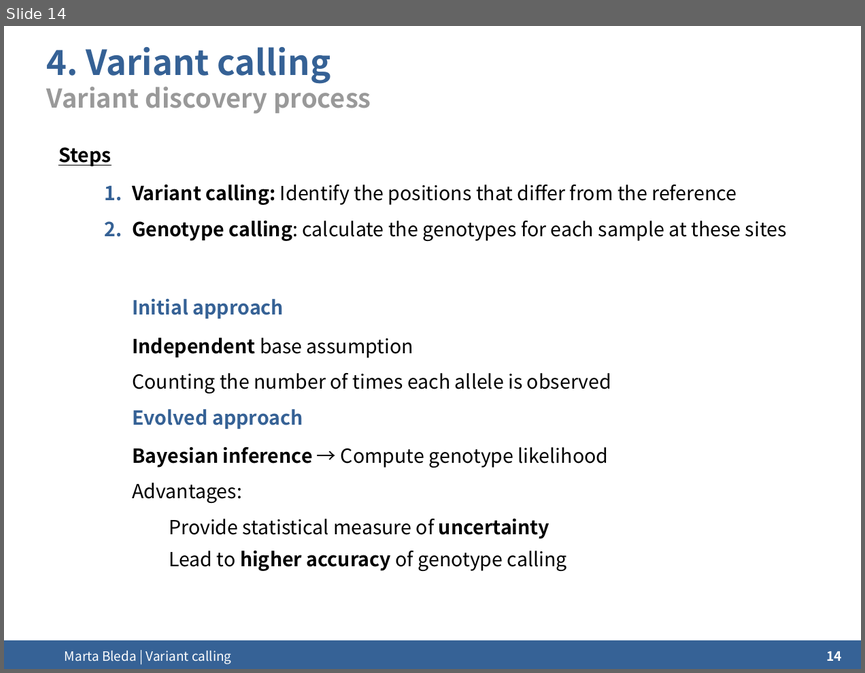
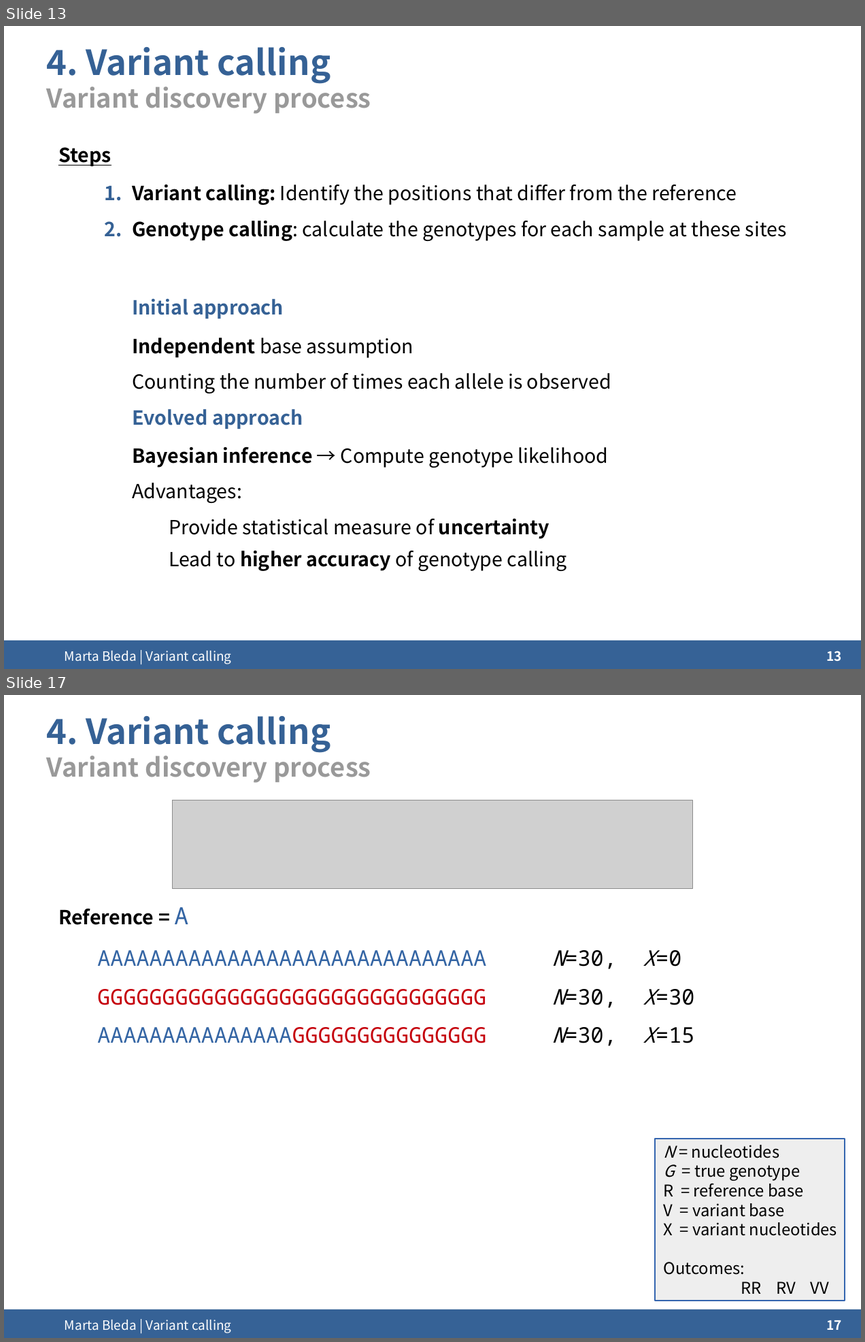
Before and after one commit to ngs-course/ngs-course.github.io, a slide deck: Course_Materials/variant_calling/presentation/2014-Cambridge_variant_calling.odp. Shown one above the other, each under a label of ours: slide 14 before the commit, slides 13 and 17 after it; the slides between them are not shown. The pictures are 865x673 and 865x1342 pixels, drawn with LibreOffice and Linux fonts; fonts in the diff are those of the drawing; grey boxes stand for pictures; background and template pictures are left out. Boxes give left, top, right and bottom in pixels: in the first picture for what was removed or moved away, otherwise in the second. Text is boxed around its words. In the diff, an @@ line names an element or a change of style, - is before the commit and + after.

Commit message:
Variant calling updated

```diff
--- a/Course_Materials/variant_calling/presentation/2014-Cambridge_variant_calling.odp
+++ b/Course_Materials/variant_calling/presentation/2014-Cambridge_variant_calling.odp
@@ slide 17 added at (4,695,861,1338), background #FFFFFF; not listed: 1 template element that a slide beside it also shows @@
@@ title added at (47,716,371,783), 24 pt, text #999999, bold @@
+4. Variant calling
+Variant discovery process
@@ picture added at (173,800,693,889) @@
@@ text added at (58,907,694,1046), 20 pt, text #3465A4 @@
+Reference = A
+AAAAAAAAAAAAAAAAAAAAAAAAAAAAAA N=30, X=0
+GGGGGGGGGGGGGGGGGGGGGGGGGGGGGG N=30, X=30
+AAAAAAAAAAAAAAAGGGGGGGGGGGGGGG N=30, X=15
@@ rectangle added at (655,1138,844,1300), fill #EEEEEE, outline #3465AF 1.45 pt, 15 pt, text #000000 @@
+N = nucleotides
+G = true genotype
+R = reference base
+V = variant base
+X = variant nucleotides
+Outcomes:
+RR RV VV
@@ text added at (65,1319,232,1333), 12 pt, text #FFFFFF @@
+Marta Bleda | Variant calling
@@ page number added at (827,1320,842,1329), 12 pt, text #FFFFFF, bold @@
+17
@@ what was slide 14 is now slide 13 @@
@@ page number at (827,650,842,661): text changed @@
-14
+13
```
Also in this commit, not shown: 8 slides changed, 4 other slides added, 8 other files.
